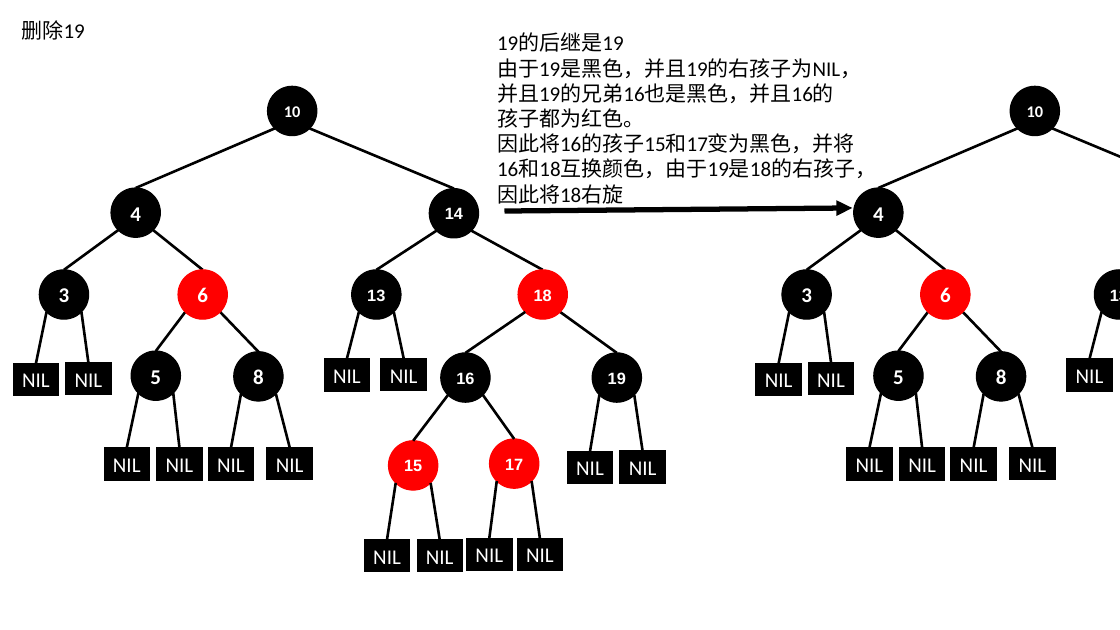
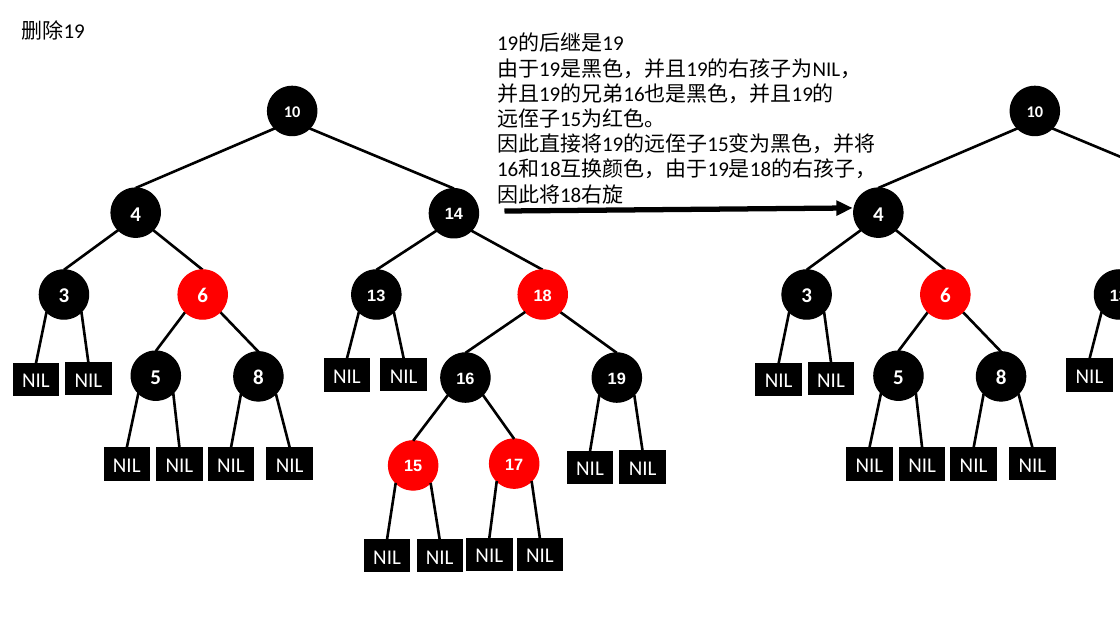
Before and after one commit to BinMarshall/studing, a slide deck: slide 25 of 源码分析/红黑树插入演示.pptx. Drawn at 1120x630 pixels with LibreOffice and Linux fonts; fonts in the diff are those of the drawing. Boxes give left, top, right and bottom in pixels: in the first picture for what was removed or moved away, otherwise in the second. Text is boxed around its words. In the diff, an @@ line names an element or a change of style, - is before the commit and + after.

```diff
--- a/源码分析/红黑树插入演示.pptx
+++ b/源码分析/红黑树插入演示.pptx
@@ text at (497,83,876,153): text changed @@
-并且19的兄弟16也是黑色，并且16的
-孩子都为红色。
-因此将16的孩子15和17变为黑色，并将
+并且19的兄弟16也是黑色，并且19的
+远侄子15为红色。
+因此直接将19的远侄子15变为黑色，并将
```
Also in this commit, not shown: 1 other slide changed, 2 slides added.
